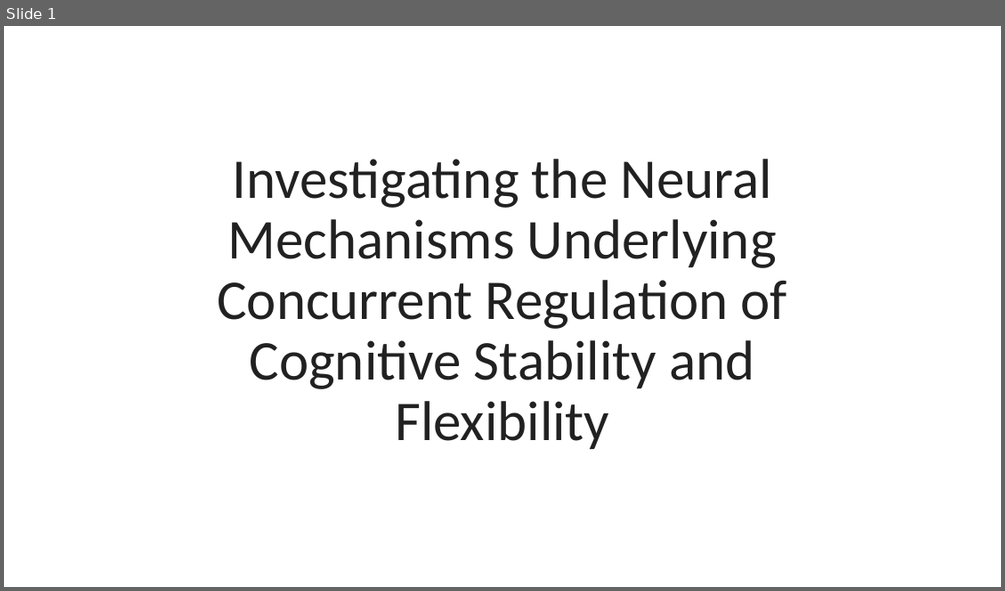
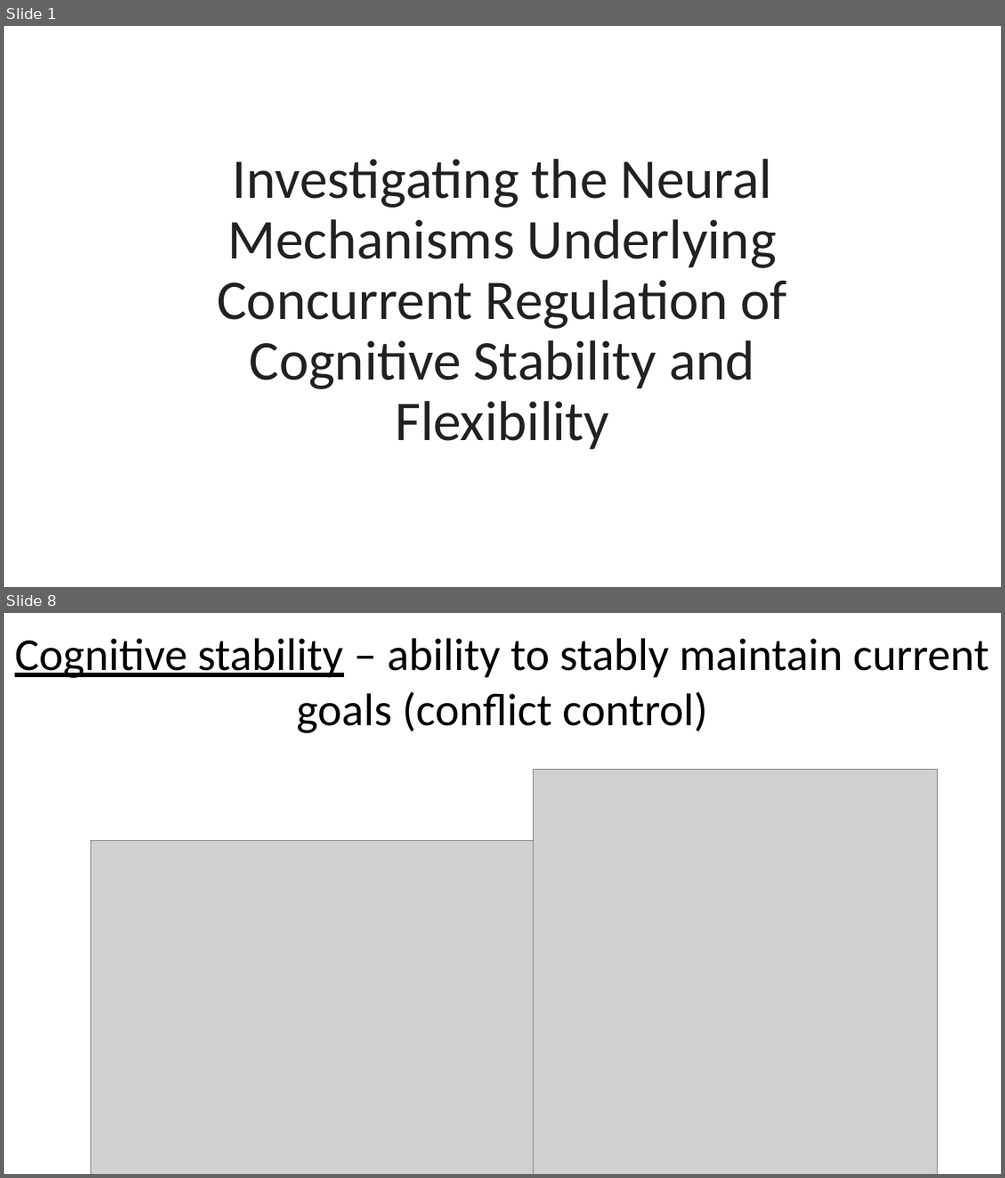
Before and after one commit to jimzhang629/third_year_talk, a slide deck: thirdYearTalk_JZ1.pptx. Shown one above the other, each under a label of ours: slide 1 before the commit, slides 1 and 8 after it; the slides between them are not shown. The pictures are 1005x591 and 1005x1178 pixels, drawn with LibreOffice and Linux fonts; fonts in the diff are those of the drawing; grey boxes stand for pictures. Boxes give left, top, right and bottom in pixels: in the first picture for what was removed or moved away, otherwise in the second. Text is boxed around its words. In the diff, an @@ line names an element or a change of style, - is before the commit and + after.

```diff
--- a/thirdYearTalk_JZ1.pptx
+++ b/thirdYearTalk_JZ1.pptx
@@ slide 8 added at [4,613,1001,1174], background #FFFFFF @@
@@ text added at [15,638,989,733], 44 pt, text #000000 @@
+Cognitive stability – ability to stably maintain current goals (conflict control)
@@ picture added at [534,770,938,1174] @@
@@ picture added at [90,840,534,1174] @@
```
Also in this commit, not shown: 5 slides changed, 8 other slides added, 2 slides removed.
